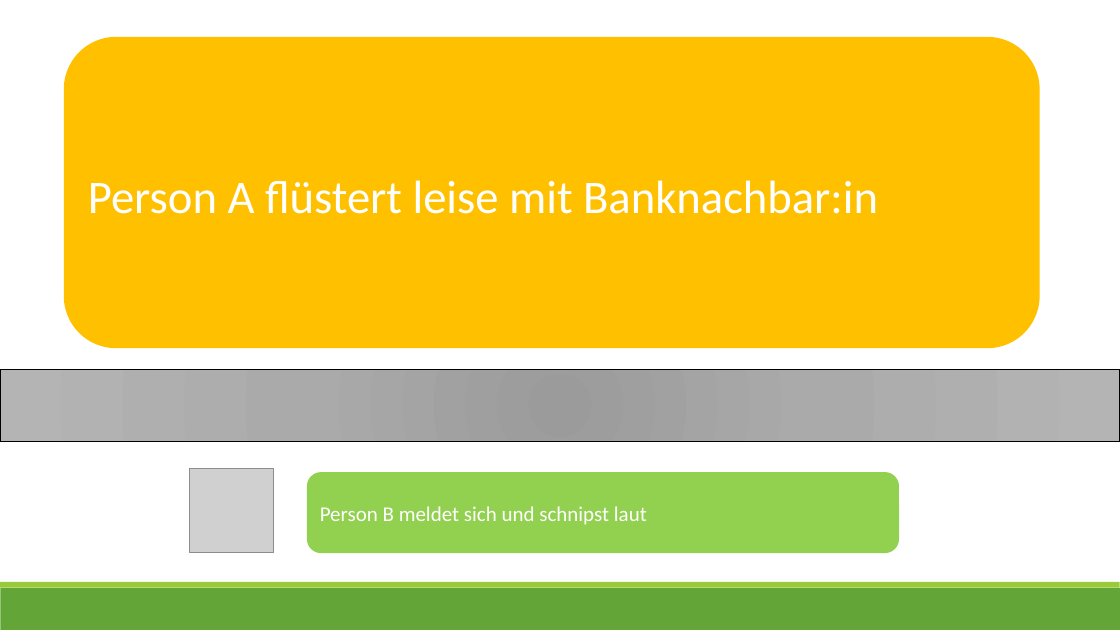
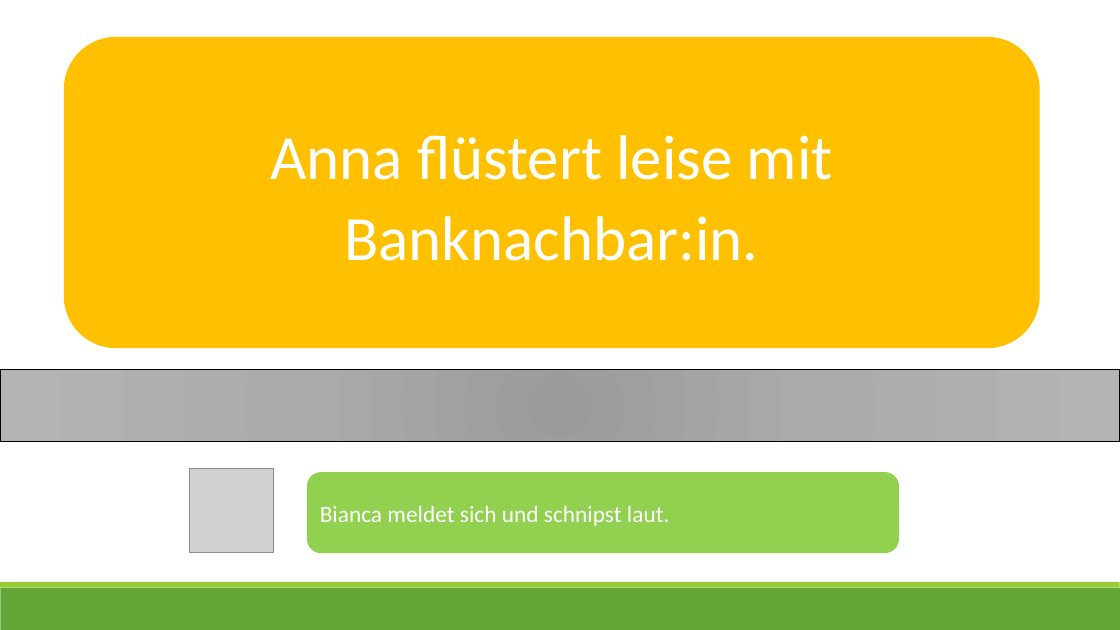
Before and after one commit to ginaamri/Mandy-PhD, a slide deck: slide 17 of studies/Laborstudie ProVisioNET/Scripts/6_script_provisionet_AL.pptx. Drawn at 1120x630 pixels with LibreOffice and Linux fonts; fonts in the diff are those of the drawing; grey boxes stand for pictures. Boxes give left, top, right and bottom in pixels: in the first picture for what was removed or moved away, otherwise in the second. Text is boxed around its words. In the diff, an @@ line names an element or a change of style, - is before the commit and + after.

```diff
--- a/studies/Laborstudie ProVisioNET/Scripts/6_script_provisionet_AL.pptx
+++ b/studies/Laborstudie ProVisioNET/Scripts/6_script_provisionet_AL.pptx
@@ text in rounded rectangle at (270,135,833,261): text changed; size 40 to 54 pt @@
-Person A flüstert leise mit Banknachbar:in
+Anna flüstert leise mit Banknachbar:in.
@@ text in rounded rectangle at (320,506,670,526): text changed; size 18 to 20 pt @@
-Person B meldet sich und schnipst laut
+Bianca meldet sich und schnipst laut.
```
Also in this commit, not shown: 18 other slides changed, 8 other files.
